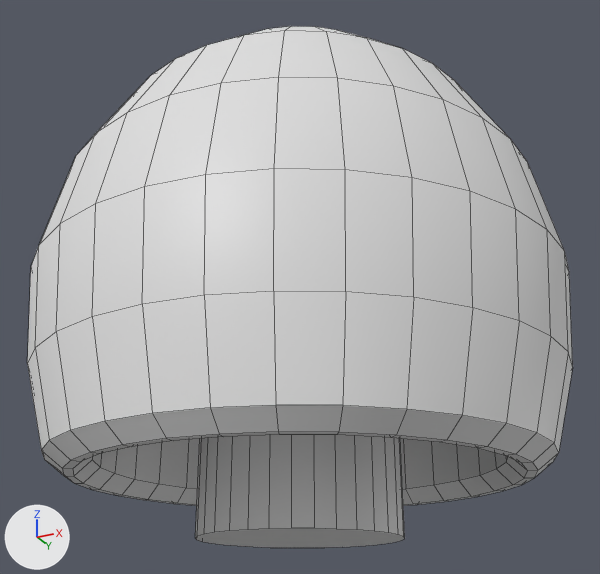
Two versions of the Blender file Assets/Eriks3D/Lumine 3D/Lampa/Lampa.blend, one commit apart.
Rendered twice from a 50 mm camera at (1.53, -3.07, 0.48) aimed at (-0.01, 0.01, 1.86). Arrows for +X, +Y and +Z are at lower left; the lights stay in place. Mesh edges are drawn as thin lines.

The older version as bpy lines, for what is in view:
```python
me_cylinder_001 = bpy.data.meshes.new('Cylinder.001')
me_cylinder_001.from_pydata(...)  # 416 vertices, 355 faces; spans x -1.14..1.14, y -1.14..1.14, z -0.23..2.0
me_cylinder_001.polygons.foreach_set('use_smooth', [True] * 355)
ob_cylinder = bpy.data.objects.new('Cylinder', me_cylinder_001)
ob_cylinder.location = (0.0, 0.0, 1.011)
```
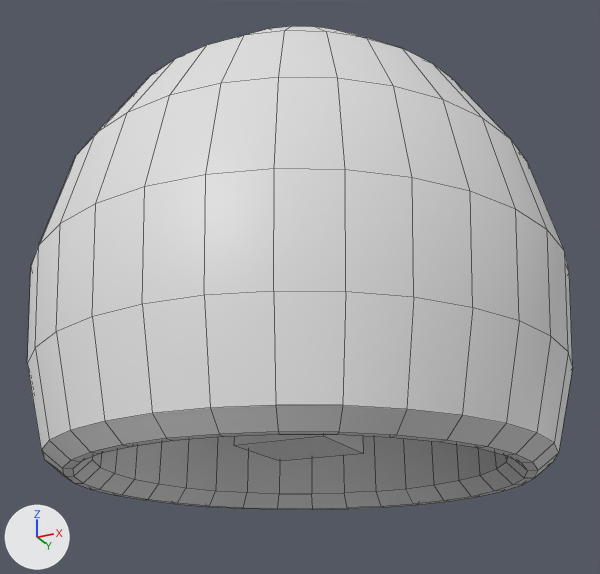
Diff of the bpy script that builds the scene:
```diff
--- a/Assets/Eriks3D/Lumine 3D/Lampa/Lampa.blend.py
+++ b/Assets/Eriks3D/Lumine 3D/Lampa/Lampa.blend.py
@@ me_cylinder_001 @@
 me_cylinder_001.from_pydata(...)  # 416 vertices, 355 faces; spans x -1.14..1.14, y -1.14..1.14, z -0.23..2.0
 # used by ob_cylinder; location = (0.0, 0.0, 1.011)
+# me_cylinder_001 part 1: a new loose piece, a box spanning x -0.2..0.2, y -0.2..0.2, z 0.13..0.52
+# me_cylinder_001 part 2: the loose piece of 64 vertices spanning x -0.41..0.41, y -0.41..0.41, z -0.23..1.07 is deleted
```

Boxes [x1, y1, x2, y2] around the edits, measured in the pictures (600 x 574 px):
'Cylinder', reshaped (7% shorter)
    before: [27, 26, 573, 548]
    after: [27, 26, 573, 510]
part 1 of me_cylinder_001, added
    after: [234, 435, 363, 461]
part 2 of me_cylinder_001, deleted
    before: [195, 435, 405, 548]
